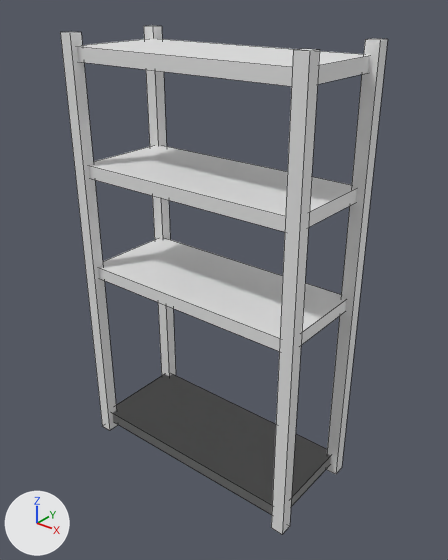
An edit to the Blender file Assets/PFE/Prefabs/Furnitures/Models/Shelf.blend, drawn before and after from the same camera.
Rendered twice from a 50 mm camera at (1.852, -1.469, 1.866) aimed at (0.508, 0.211, 0.825). Every picture has the same lights, and +X, +Y and +Z are marked at lower left. Mesh edges are drawn as thin lines. Materials are left out; every surface is plain grey.

In view in the first picture: 'SM_etagere'.
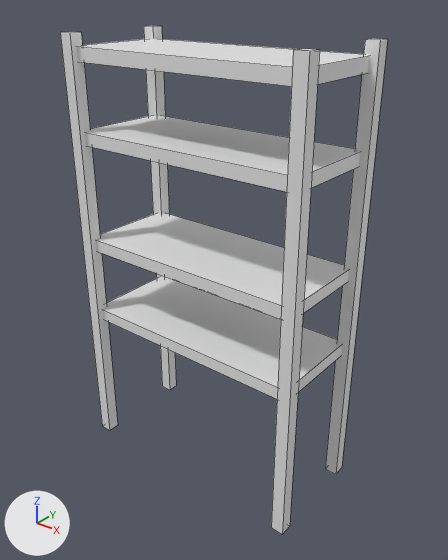
What differs and where, as boxes (x1, y1, x2, y2) in the pictures (448 x 560 px; the box of a moved part takes in the faces that stretch with it):
part 1 of me_cube_001, moved or reshaped
    before: (98, 238, 346, 351)
    after: (102, 277, 342, 399)
part 2 of me_cube_001, moved or reshaped
    before: (89, 146, 357, 232)
    after: (96, 213, 349, 319)
part 3 of me_cube_001, moved or reshaped (not visible before)
    after: (85, 116, 360, 192)
part 4 of me_cube_001, deleted
    before: (112, 374, 331, 515)

The change in detail:
me_cube_001 has 88 vertices, 66 faces and spans x -0.02..0.98, y -0.02..0.42, z 0.0..1.7.
me_cube_001 is used by ob_sm_etagere; location (0.0, 0.0, 0.0).
me_cube_001 part 1: the loose piece of 8 vertices spanning x 0.0..0.95, y 0.0..0.4, z 0.76..0.81 is moved by (0.0, 0.0, -0.19).
me_cube_001 part 2: the loose piece of 8 vertices spanning x 0.0..0.95, y 0.0..0.4, z 1.18..1.23 is moved by (0.0, 0.0, -0.3).
me_cube_001 part 3: the loose piece of 8 vertices spanning x 0.0..0.95, y 0.0..0.4, z 0.03..0.09 is moved by (0.0, 0.0, 1.27).
me_cube_001 part 4: the loose piece of 8 vertices spanning x 0.0..0.95, y 0.0..0.4, z 0.03..0.09 is deleted.
